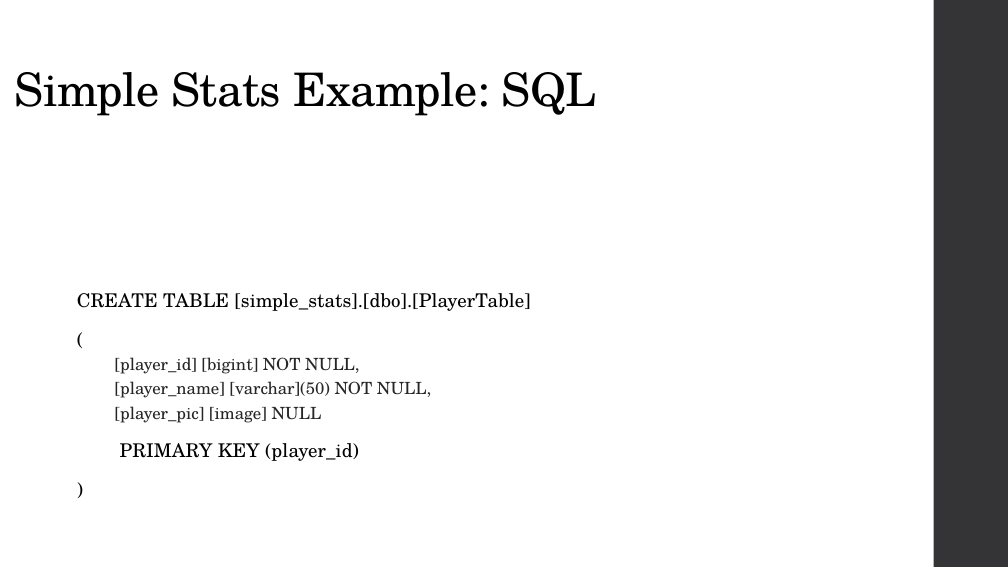
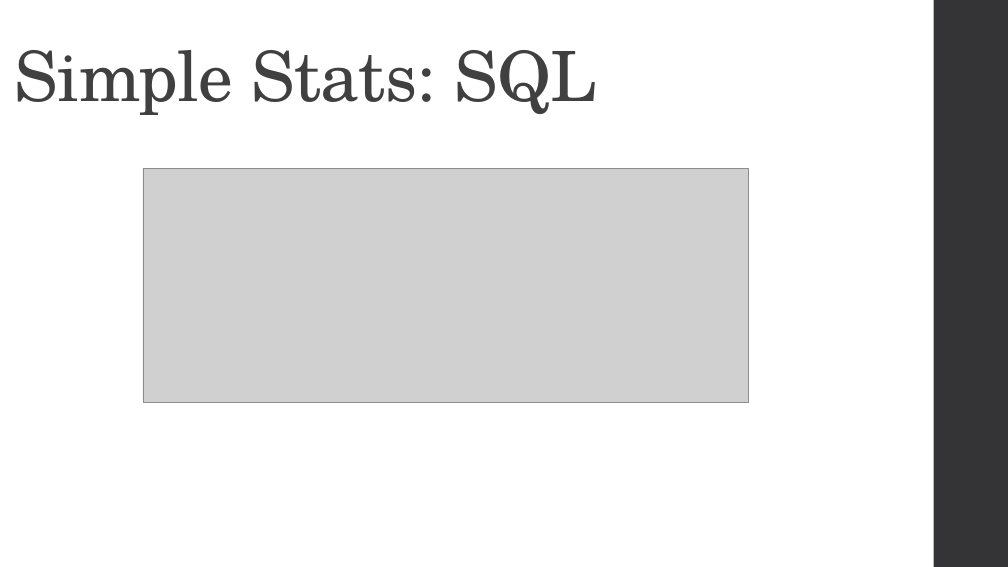
Before and after one commit to CaitieM20/DotNetConf, a slide deck: slide 18 of Patterns & Best Practices For Moving From RDBMS to Azure Storage.pptx (slide 20 before the commit). Drawn at 1008x567 pixels with LibreOffice and Linux fonts; fonts in the diff are those of the drawing; grey boxes stand for pictures. Boxes give left, top, right and bottom in pixels: in the first picture for what was removed or moved away, otherwise in the second. Text is boxed around its words. In the diff, an @@ line names an element or a change of style, - is before the commit and + after.

Commit message:
Power Point Slides Simple Stats

```diff
--- a/Patterns & Best Practices For Moving From RDBMS to Azure Storage.pptx
+++ b/Patterns & Best Practices For Moving From RDBMS to Azure Storage.pptx
@@ title at (x1=15, y1=50, x2=597, y2=115): text changed; size 44 to 66 pt; text colour #000000 to #404040 @@
-Simple Stats Example: SQL
+Simple Stats: SQL
@@ picture added at (x1=143, y1=168, x2=749, y2=402) @@
@@ text removed at (x1=77, y1=293, x2=531, y2=461) @@
-CREATE TABLE [simple_stats].[dbo].[PlayerTable]
-(
-  [player_id] [bigint] NOT NULL,
-  [player_name] [varchar](50) NOT NULL,
-  [player_pic] [image] NULL
-PRIMARY KEY (player_id)
-)
```
Also in this commit, not shown: 13 other slides changed, 14 slides added, 13 slides removed, 3 other files.
